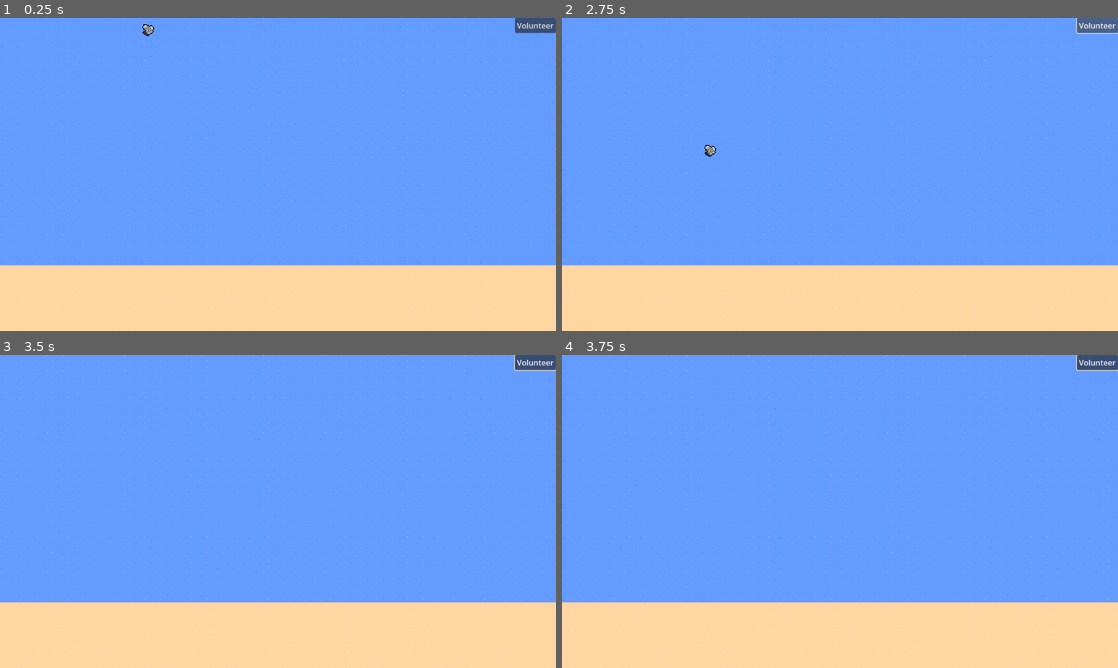
Above: before the commit, frames 1-4 (two rows, left to right).
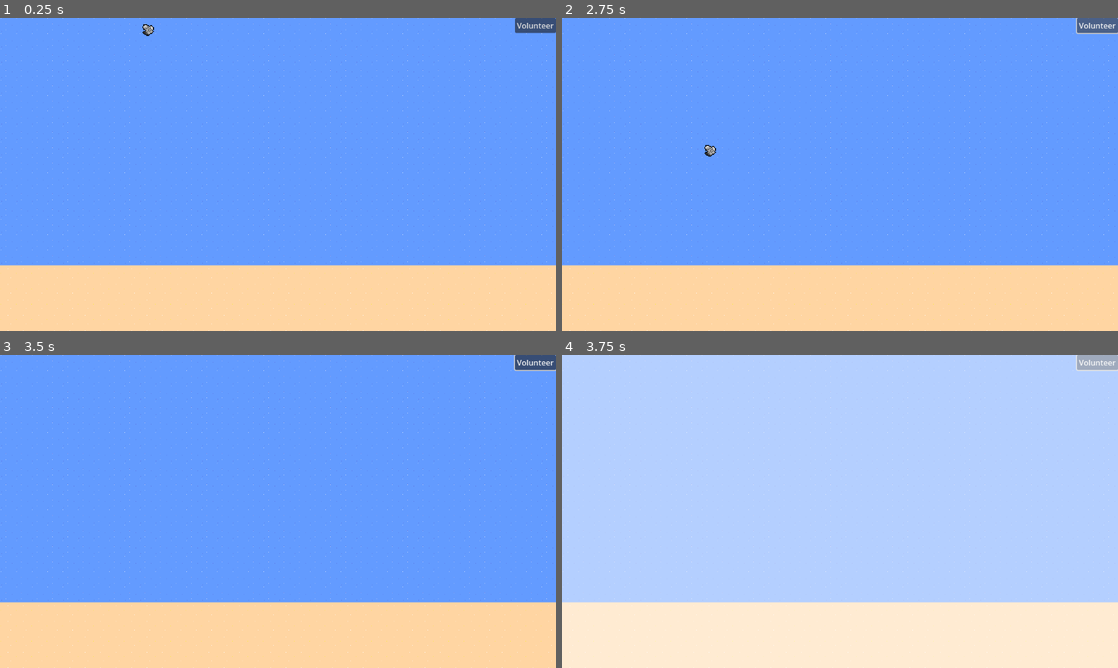
Above: after the commit, the same moments.

Repository: BlazingNeutron/calmbeforestorm
Game: Godot game, scene res://scenes/game.tscn
The game is run twice, just before and just after one commit, with the same random seed, the same clock (stepped at 60 frames per second) and the same inputs.
Inputs (mouse positions are in pixels of both pictures, inside the frame that each line leads up to):
- Up to frame 1 (0.25 s): no input
- Up to frame 2 (2.75 s): click "Volunteer" at 0.5 s; click "Volunteer" at 1.25 s; click "Volunteer" at 2 s
- Up to frame 3 (3.5 s): move the mouse to (150, 486) at 2.77 s; click (150, 486) at 2.85 s
- Up to frame 4 (3.75 s): tap Enter at 3.5 s; move the mouse to (728, 527) at 3.52 s; tap Space (test_lightning) at 3.6 s; click (728, 527) at 3.67 s

Frames 1-3 are identical in both runs. In frame 4, 100% of the frame differs, in the area x 0-100%, y 0-100%.

Commit message:
remove dead code

Diff:
--- a/scenes/hud.tscn
+++ b/scenes/hud.tscn
@@ -7,7 +7,6 @@
 script = ExtResource("1_v6bi3")
 
 [node name="lightning" parent="." instance=ExtResource("3_cy3ty")]
-visible = false
 
 [node name="StoreContainer" type="VBoxContainer" parent="."]
 anchors_preset = 11
--- a/scenes/main_menu.tscn
+++ /dev/null
@@ -1,9 +0,0 @@
-[gd_scene format=3 uid="uid://b6aoo0ngp5my2"]
-
-[node name="MainMenu" type="Control"]
-layout_mode = 3
-anchors_preset = 15
-anchor_right = 1.0
-anchor_bottom = 1.0
-grow_horizontal = 2
-grow_vertical = 2
--- a/scenes/store.tscn
+++ /dev/null
@@ -1,9 +0,0 @@
-[gd_scene format=3 uid="uid://dr0tbgd0iim3e"]
-
-[node name="store" type="Control"]
-layout_mode = 3
-anchors_preset = 15
-anchor_right = 1.0
-anchor_bottom = 1.0
-grow_horizontal = 2
-grow_vertical = 2
--- a/scripts/lightning.gd
+++ b/scripts/lightning.gd
@@ -1,9 +1,6 @@
 extends CanvasLayer
 
 @onready var flash_sprite: Sprite2D = $flash_sprite
-
-var strength = 10
-var speed = 10
 
 func lightning_strike() -> void:
 	print("lightning")
